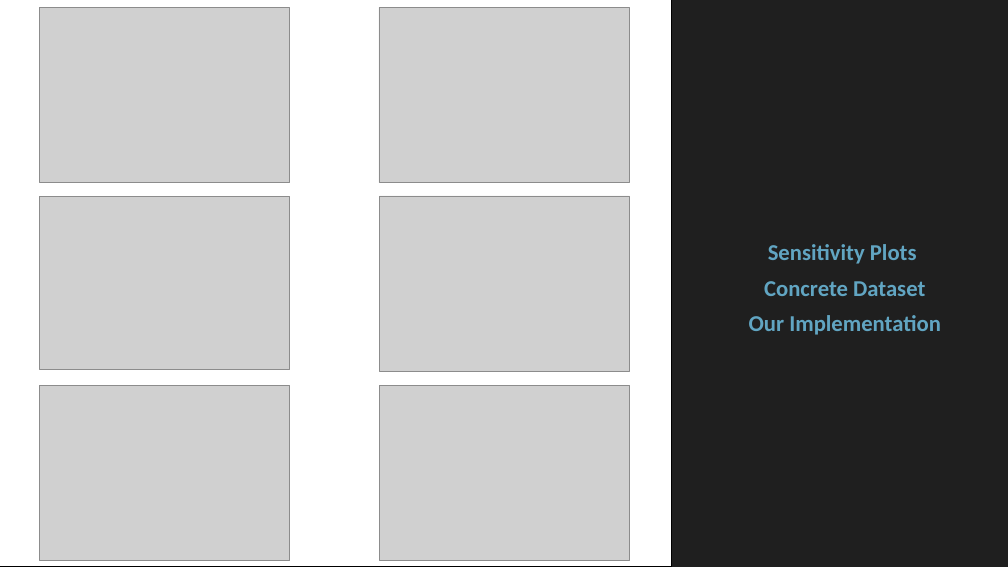
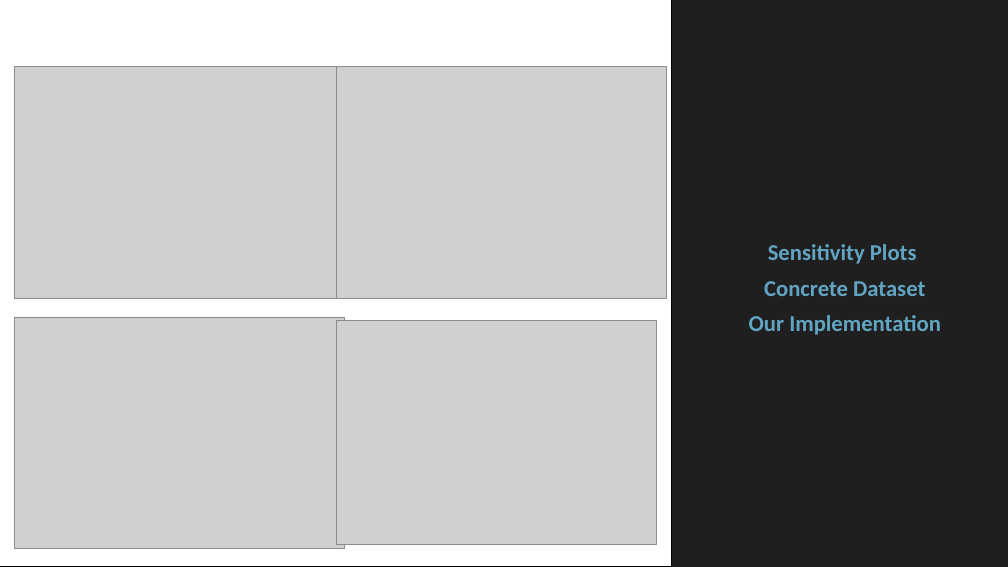
Before and after one commit to floengl/Machine-Learning, a slide deck: slide 11 of Exercise_2/Exercie2_slides.pptx. Drawn at 1008x567 pixels with LibreOffice and Linux fonts; fonts in the diff are those of the drawing; grey boxes stand for pictures. Boxes give left, top, right and bottom in pixels: in the first picture for what was removed or moved away, otherwise in the second. Text is boxed around its words. In the diff, an @@ line names an element or a change of style, - is before the commit and + after.

Commit message:
added sens. plots ppt

```diff
--- a/Exercise_2/Exercie2_slides.pptx
+++ b/Exercise_2/Exercie2_slides.pptx
@@ picture: place and size @@
-picture at box(40, 8, 290, 182)
+picture at box(15, 67, 346, 298)
@@ picture: place and size @@
-picture at box(379, 8, 629, 183)
+picture at box(337, 67, 666, 298)
@@ picture removed at box(40, 197, 290, 370) @@
@@ picture removed at box(380, 196, 630, 371) @@
@@ picture: place and size @@
-picture at box(40, 386, 290, 561)
+picture at box(15, 317, 345, 548)
@@ picture: place and size @@
-picture at box(380, 386, 630, 560)
+picture at box(337, 321, 656, 544)
```
Also in this commit, not shown: 7 other slides changed, 1 slide added.
